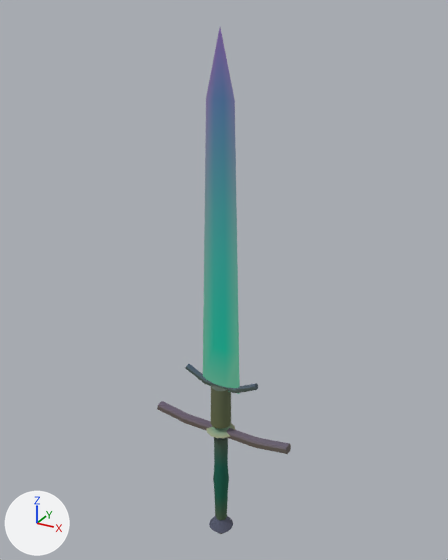
An edit to the glTF model assets/kit/greatsword_pilgrim.glb, drawn before and after from the same camera.
The view is the same before and after, from a camera (50 mm lens) standing at (0.917, -1.645, 1.586) and looking at (-0.019, 0.057, 0.735). Arrows for +X, +Y and +Z are at lower left; the lights stay in place. The older version comes first. Vertices at exactly the same position are counted once.

Objects in the first picture: 'blade', 'cross', 'grip', 'ricasso' and 3 more.
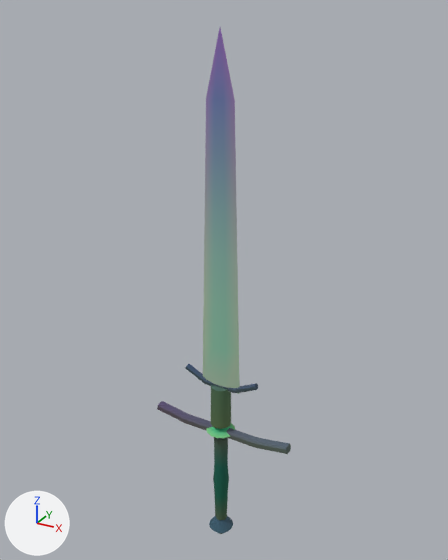
Boxes (x1, y1, x2, y2) around the edits, measured in the pictures (448 x 560 px):
part 1 of me_blade, recoloured
    both: (203, 255, 240, 392)
part 2 of me_blade, recoloured (cyan to green)
    both: (204, 208, 237, 350)
part 3 of me_blade, recoloured
    both: (205, 99, 236, 158)
part 4 of me_blade, recoloured
    both: (204, 154, 237, 261)
part 5 of me_blade, recoloured
    both: (205, 67, 235, 153)

The change, as a diff of the scene's bpy script:
```diff
--- a/assets/kit/greatsword_pilgrim.glb.py
+++ b/assets/kit/greatsword_pilgrim.glb.py
@@ me_blade @@
 me_blade.from_pydata(...)  # 43 vertices, 82 faces; spans x -0.076..0.076, y -0.01..0.01, z 0.34..1.54
 # used by ob_blade; location = (0.0, 0.0, 0.0)
+# me_blade part 1: 28 faces centred in x -0.058..0.058, y -0.01..0.01, z 0.34..0.784 are repainted in the vertex colours; the middle colour goes from green #86edc0 to green #cbe5c0
+# me_blade part 2: 18 faces centred in x -0.037..0.037, y -0.009..0.009, z 0.562..0.951 are repainted in the vertex colours; the middle colour goes from cyan #41dbc5 to green #a9ddc5
+# me_blade part 3: 10 faces centred in x -0.029..0.04, y -0.009..0.009, z 1.229..1.284 are repainted in the vertex colours; the middle colour goes from blue #6ca7cb to blue #96a6cb
+# me_blade part 4: 18 faces centred in x -0.047..0.047, y -0.008..0.008, z 0.896..1.118 are repainted in the vertex colours; the middle colour goes from cyan #6bcac7 to cyan #a2ccc7
+# me_blade part 5: 8 faces centred in x -0.04..0.021, y -0.005..0.005, z 1.229..1.407 are repainted in the vertex colours; the middle colour goes from purple #a699cd to purple #b096cd
 me_blade.materials.append(mat_m_steel)
```
